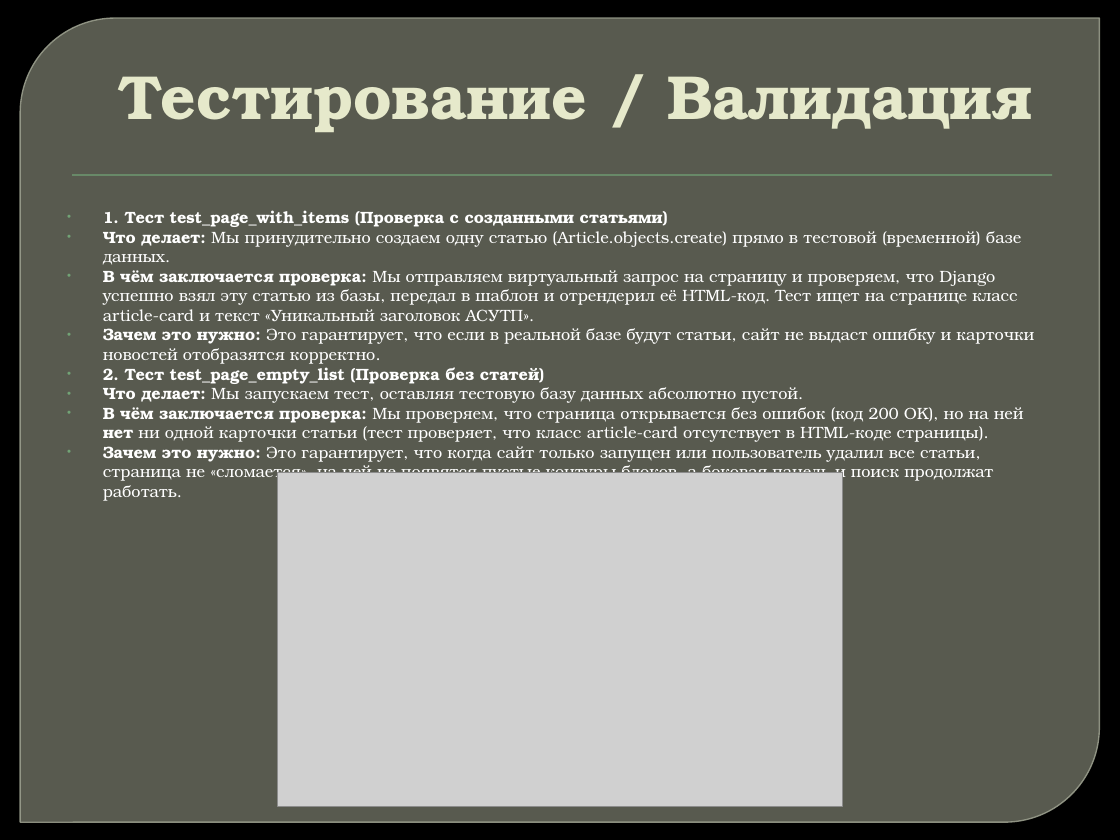
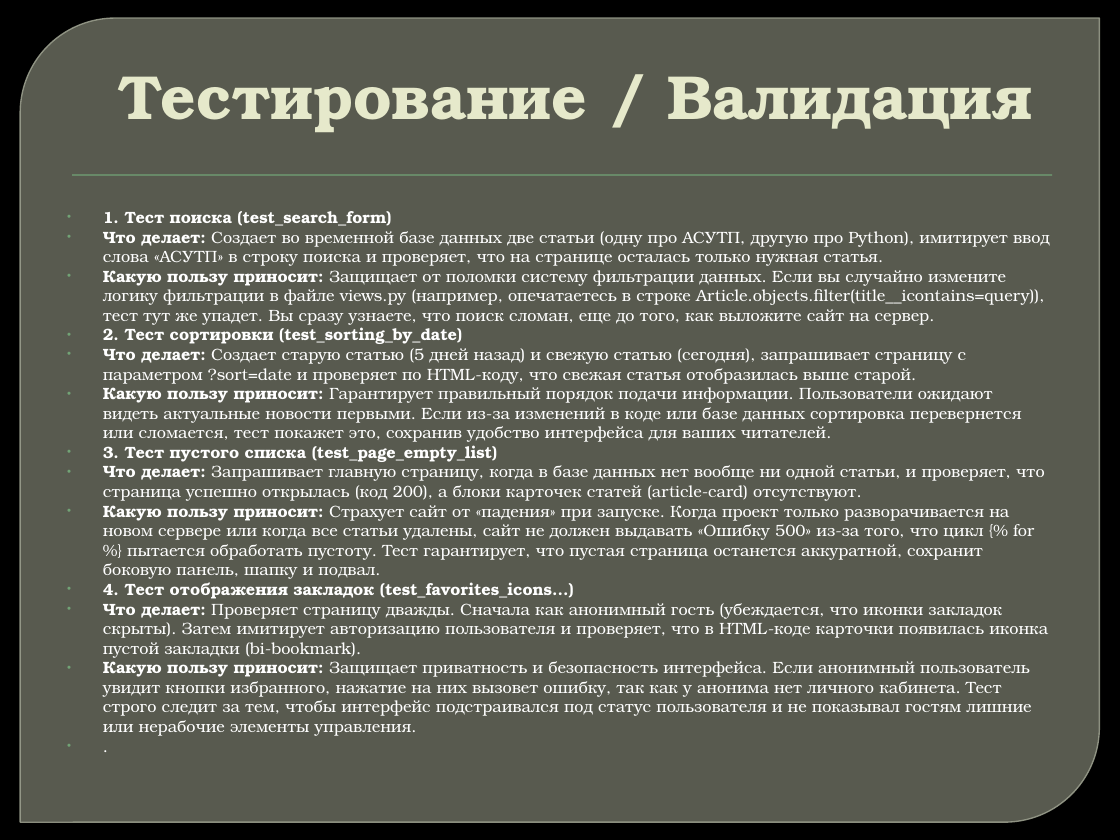
Before and after one commit to serg-12-ctrl/mini-------, a slide deck: slide 8 of Новостной портал.pptx. Drawn at 1120x840 pixels with LibreOffice and Linux fonts; fonts in the diff are those of the drawing; grey boxes stand for pictures; background and template pictures are left out. Boxes give left, top, right and bottom in pixels: in the first picture for what was removed or moved away, otherwise in the second. Text is boxed around its words. In the diff, an @@ line names an element or a change of style, - is before the commit and + after.

Commit message:
Запуск новых тестов

```diff
--- a/Новостной портал.pptx
+++ b/Новостной портал.pptx
@@ text at <box>103,211,1050,736</box>: text changed @@
-• 1. Тест test_page_with_items (Проверка с созданными статьями)
-• Что делает: Мы принудительно создаем одну статью (Article.objects.create) прямо в тестовой (временной) базе данных.
-• В чём заключается проверка: Мы отправляем виртуальный запрос на страницу и проверяем, что Django успешно взял эту статью из базы, передал в шаблон и отрендерил её HTML-код. Тест ищет на странице класс article-card и текст «Уникальный заголовок АСУТП».
-• Зачем это нужно: Это гарантирует, что если в реальной базе будут статьи, сайт не выдаст ошибку и карточки новостей отобразятся корректно.
-• 2. Тест test_page_empty_list (Проверка без статей)
-• Что делает: Мы запускаем тест, оставляя тестовую базу данных абсолютно пустой.
-• В чём заключается проверка: Мы проверяем, что страница открывается без ошибок (код 200 OK), но на ней нет ни одной карточки статьи (тест проверяет, что класс article-card отсутствует в HTML-коде страницы).
-• Зачем это нужно: Это гарантирует, что когда сайт только запущен или пользователь удалил все статьи, страница не «сломается», на ней не появятся пустые контуры блоков, а боковая панель и поиск продолжат работать.
+• 1. Тест поиска (test_search_form)
+• Что делает: Создает во временной базе данных две статьи (одну про АСУТП, другую про Python), имитирует ввод слова «АСУТП» в строку поиска и проверяет, что на странице осталась только нужная статья.
+• Какую пользу приносит: Защищает от поломки систему фильтрации данных. Если вы случайно измените логику фильтрации в файле views.py (например, опечатаетесь в строке Article.objects.filter(title__icontains=query)), тест тут же упадет. Вы сразу узнаете, что поиск сломан, еще до того, как выложите сайт на сервер.
+• 2. Тест сортировки (test_sorting_by_date)
+• Что делает: Создает старую статью (5 дней назад) и свежую статью (сегодня), запрашивает страницу с параметром ?sort=date и проверяет по HTML-коду, что свежая статья отобразилась выше старой.
+• Какую пользу приносит: Гарантирует правильный порядок подачи информации. Пользователи ожидают видеть актуальные новости первыми. Если из-за изменений в коде или базе данных сортировка перевернется или сломается, тест покажет это, сохранив удобство интерфейса для ваших читателей.
+• 3. Тест пустого списка (test_page_empty_list)
+• Что делает: Запрашивает главную страницу, когда в базе данных нет вообще ни одной статьи, и проверяет, что страница успешно открылась (код 200), а блоки карточек статей (article-card) отсутствуют.
+• Какую пользу приносит: Страхует сайт от «падения» при запуске. Когда проект только разворачивается на новом сервере или когда все статьи удалены, сайт не должен выдавать «Ошибку 500» из-за того, что цикл {% for %} пытается обработать пустоту. Тест гарантирует, что пустая страница останется аккуратной, сохранит боковую панель, шапку и подвал.
+• 4. Тест отображения закладок (test_favorites_icons...)
+• Что делает: Проверяет страницу дважды. Сначала как анонимный гость (убеждается, что иконки закладок скрыты). Затем имитирует авторизацию пользователя и проверяет, что в HTML-коде карточки появилась иконка пустой закладки (bi-bookmark).
+• Какую пользу приносит: Защищает приватность и безопасность интерфейса. Если анонимный пользователь увидит кнопки избранного, нажатие на них вызовет ошибку, так как у анонима нет личного кабинета. Тест строго следит за тем, чтобы интерфейс подстраивался под статус пользователя и не показывал гостям лишние или нерабочие элементы управления.
+• .
@@ picture removed at <box>278,473,842,806</box> @@
```
Also in this commit, not shown: 2 other slides changed, 2 other files.
